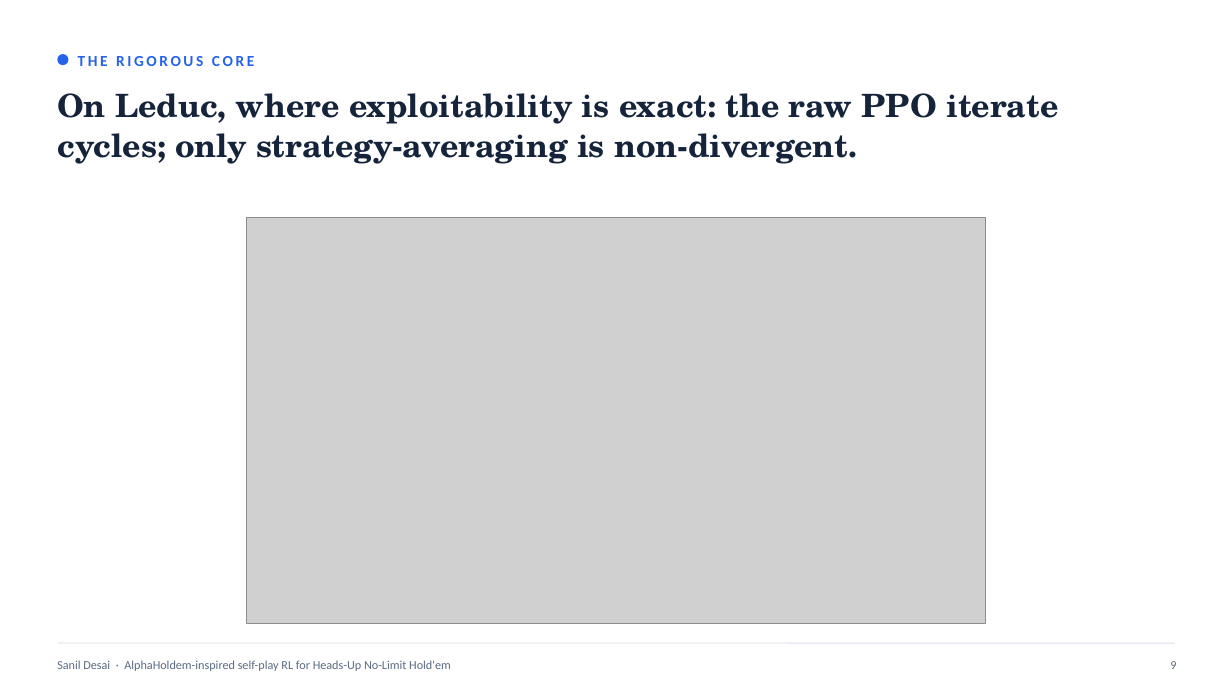
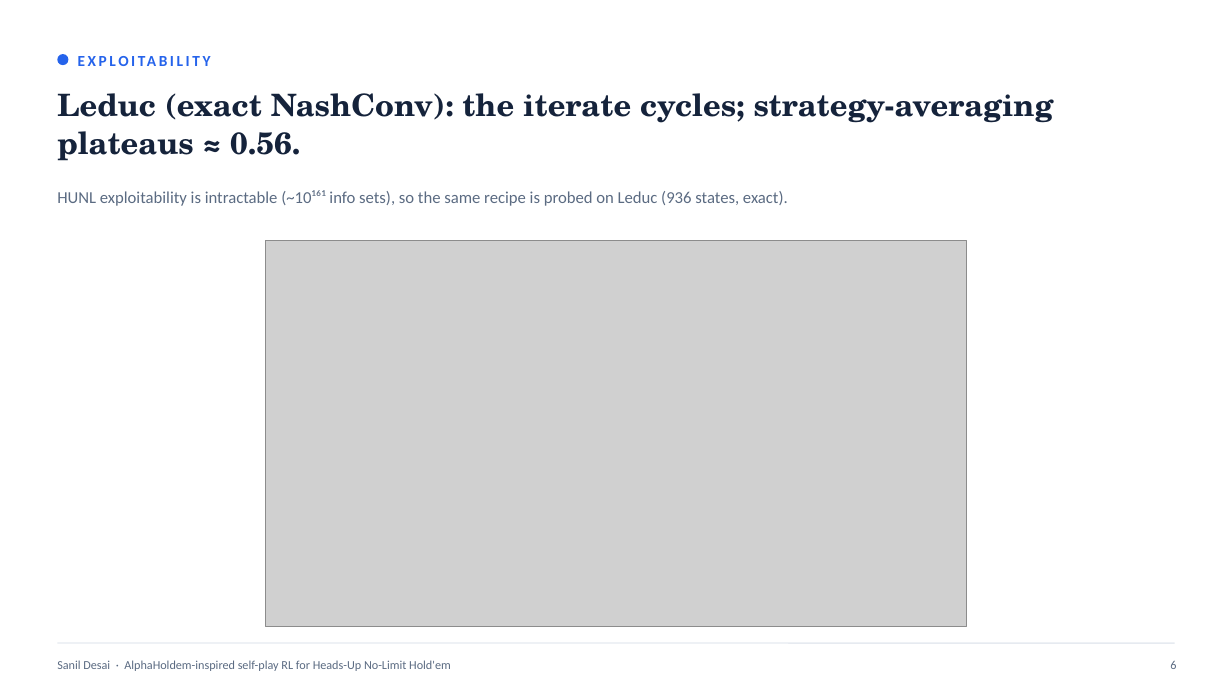
Before and after one commit to smdesai27/TxhmPokerAgent, a slide deck: slide 6 of presentation/AlphaHoldem_RL_deck.pptx (slide 9 before the commit). Drawn at 1232x693 pixels with LibreOffice and Linux fonts; fonts in the diff are those of the drawing; grey boxes stand for pictures. Boxes give left, top, right and bottom in pixels: in the first picture for what was removed or moved away, otherwise in the second. Text is boxed around its words. In the diff, an @@ line names an element or a change of style, - is before the commit and + after.

```diff
--- a/presentation/AlphaHoldem_RL_deck.pptx
+++ b/presentation/AlphaHoldem_RL_deck.pptx
@@ text at (78,56,254,66): text changed @@
-THE RIGOROUS CORE
+EXPLOITABILITY
@@ text at (57,93,1054,161): text changed; size 25 to 24 pt @@
-On Leduc, where exploitability is exact: the raw PPO iterate cycles; only strategy-averaging is non-divergent.
+Leduc (exact NashConv): the iterate cycles; strategy-averaging plateaus ≈ 0.56.
@@ text added at (57,190,788,206), 13 pt, text #5B6B82 @@
+HUNL exploitability is intractable (~10¹⁶¹ info sets), so the same recipe is probed on Leduc (936 states, exact).
@@ picture: place and size @@
-picture at (247,217,985,624)
+picture at (265,240,967,627)
@@ text at (1170,661,1176,669): text changed @@
-9
+6
```
Also in this commit, not shown: 8 other slides changed, 2 slides added, 6 slides removed, 23 other files.
